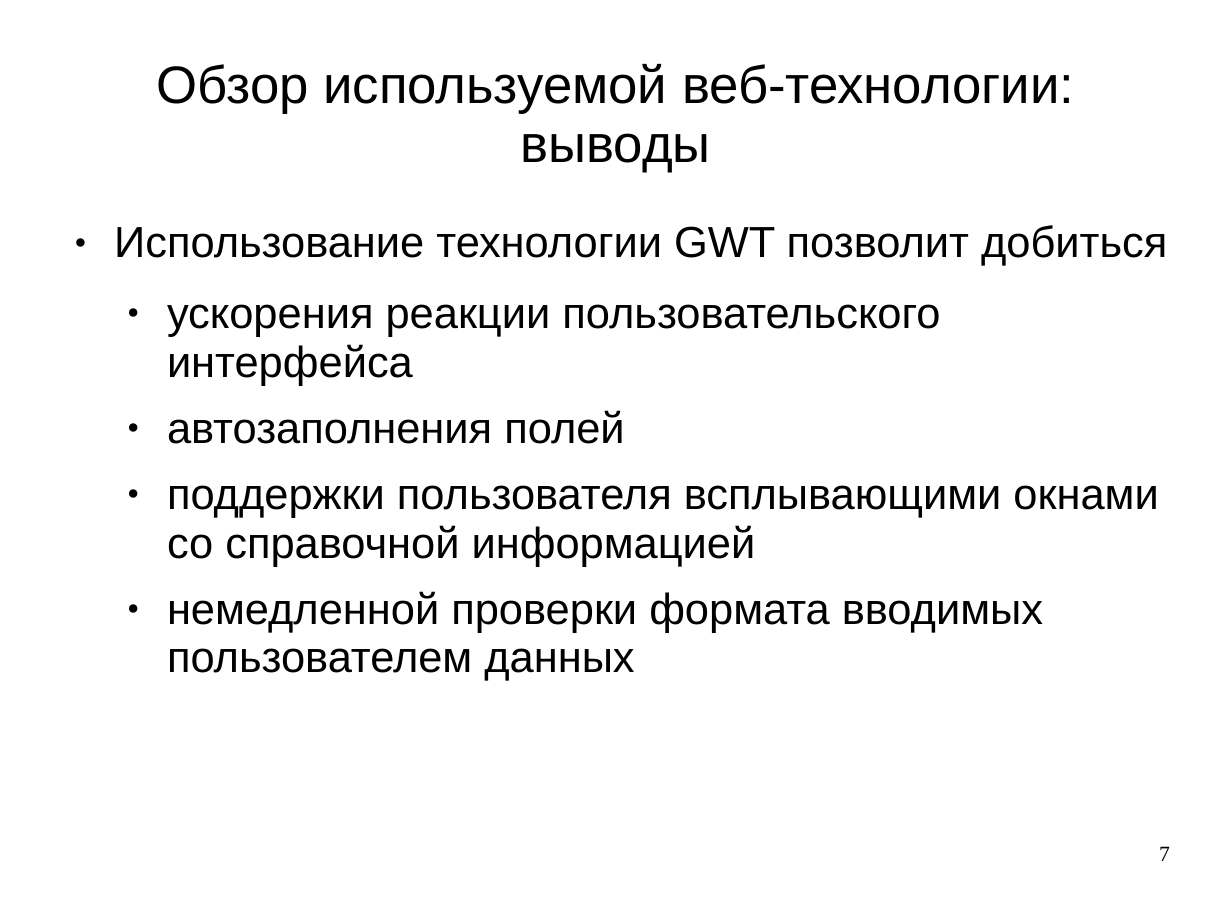
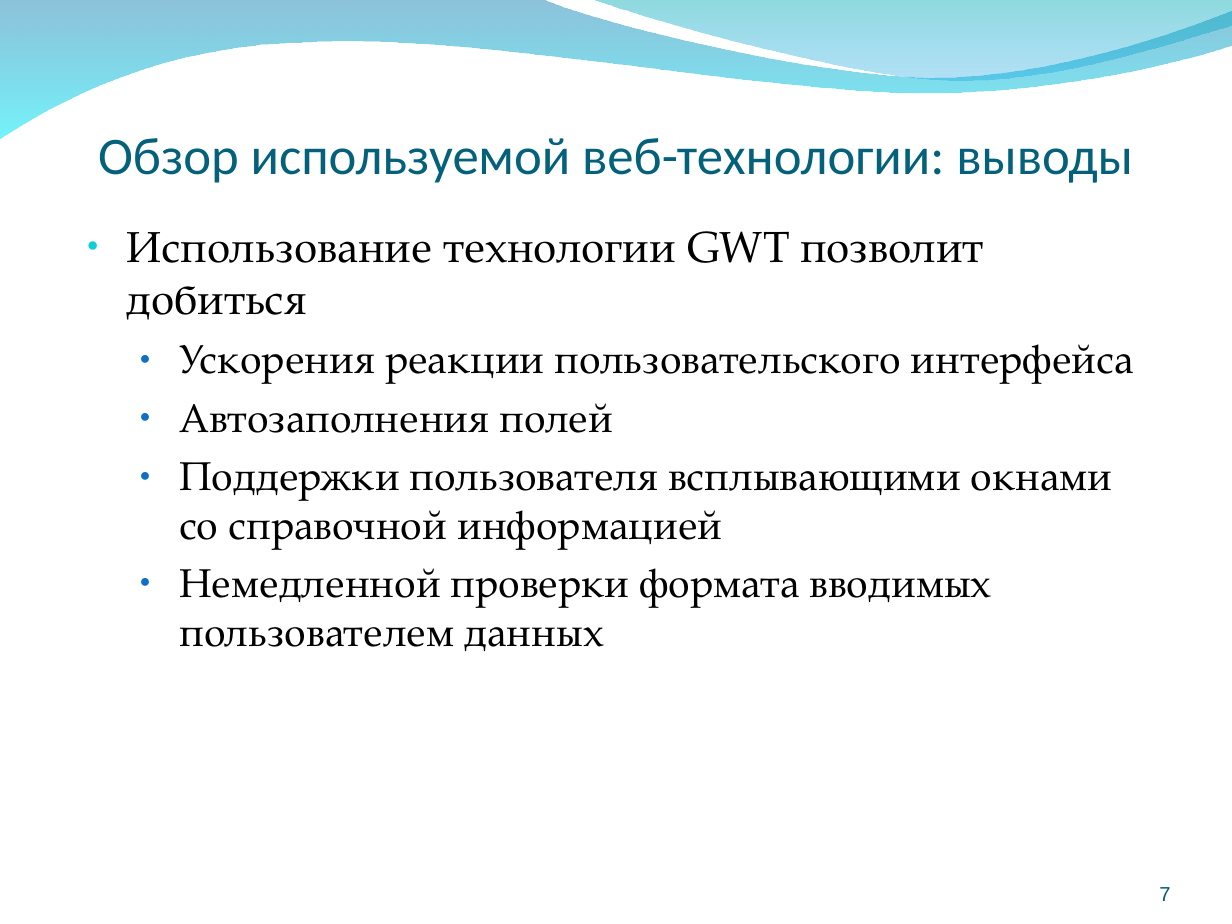
Before and after one commit to aeremenok/a-team-777, a slide deck: slide 7 of diploma/eav/diploma/demo.ppt. Drawn at 1232x924 pixels with LibreOffice and Linux fonts; fonts in the diff are those of the drawing; background and template pictures are left out. Boxes give left, top, right and bottom in pixels: in the first picture for what was removed or moved away, otherwise in the second. Text is boxed around its words. In the diff, an @@ line names an element or a change of style, - is before the commit and + after.

```diff
--- a/diploma/eav/diploma/demo.ppt
+++ b/diploma/eav/diploma/demo.ppt
@@ freeform shape added at [0,0,1232,140], fill gradient #0079AF to #00EBF8 @@
@@ freeform shape added at [590,0,1232,85], fill gradient #00ADB6 to #009BE5 @@
@@ title "Обзор используемой веб-технологии: выводы" at [98,138,1133,183]: font Arial to Calibri, text colour #000000 to #04617B; line spacing 0.93 to 1; vertical alignment middle to bottom @@
@@ text at [127,231,984,320]: font Arial to TeX Gyre Pagella in "Использование технологии GWT позволит добиться"; line spacing 0.93 to 1; less space between paragraphs; bullet colour #000000 to #0BD0D9 @@
@@ text at [179,344,1134,651]: text changed; size 28 to 26 pt; font Arial to TeX Gyre Pagella @@
-  ● ускорения реакции пользовательского интерфейса
-  ● автозаполнения полей
-  ● поддержки пользователя всплывающими окнами со справочной информацией
-  ● немедленной проверки формата вводимых пользователем данных
+  ● Ускорения реакции пользовательского интерфейса
+  ● Автозаполнения полей
+  ● Поддержки пользователя всплывающими окнами со справочной информацией
+  ● Немедленной проверки формата вводимых пользователем данных
@@ page number: place and size @@
-page number at [1159,846,1170,861]
+page number at [1159,887,1170,901]
@@ page number at [1159,887,1170,901]: size 14 to 13 pt, font Times New Roman to Arial, text colour #000000 to #045C75; line spacing 0.95 to 0.93; vertical alignment top to bottom @@
```
Also in this commit, not shown: 14 other slides changed, 1 slide added, 1 slide removed, 1 other file.
